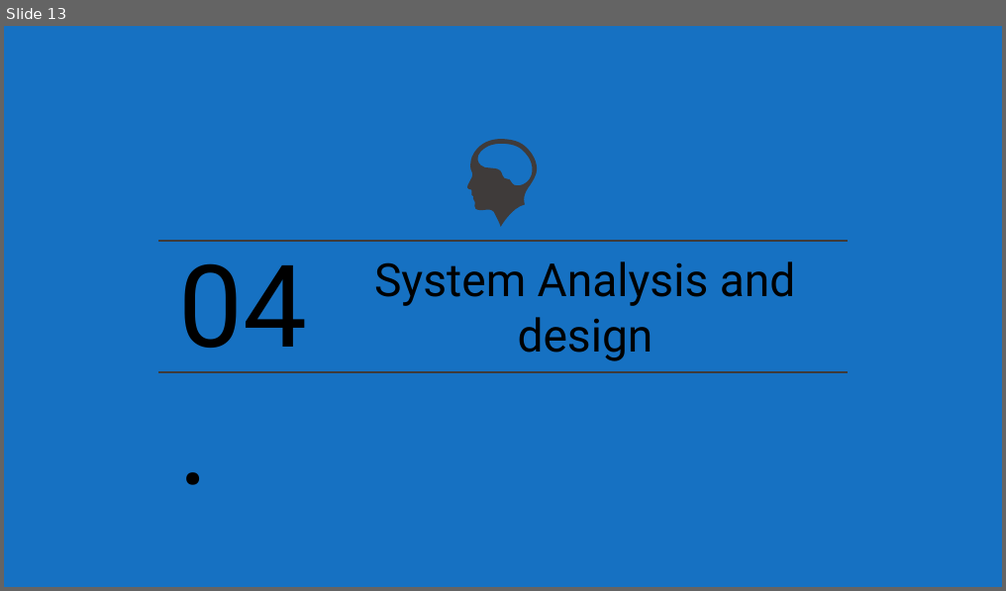
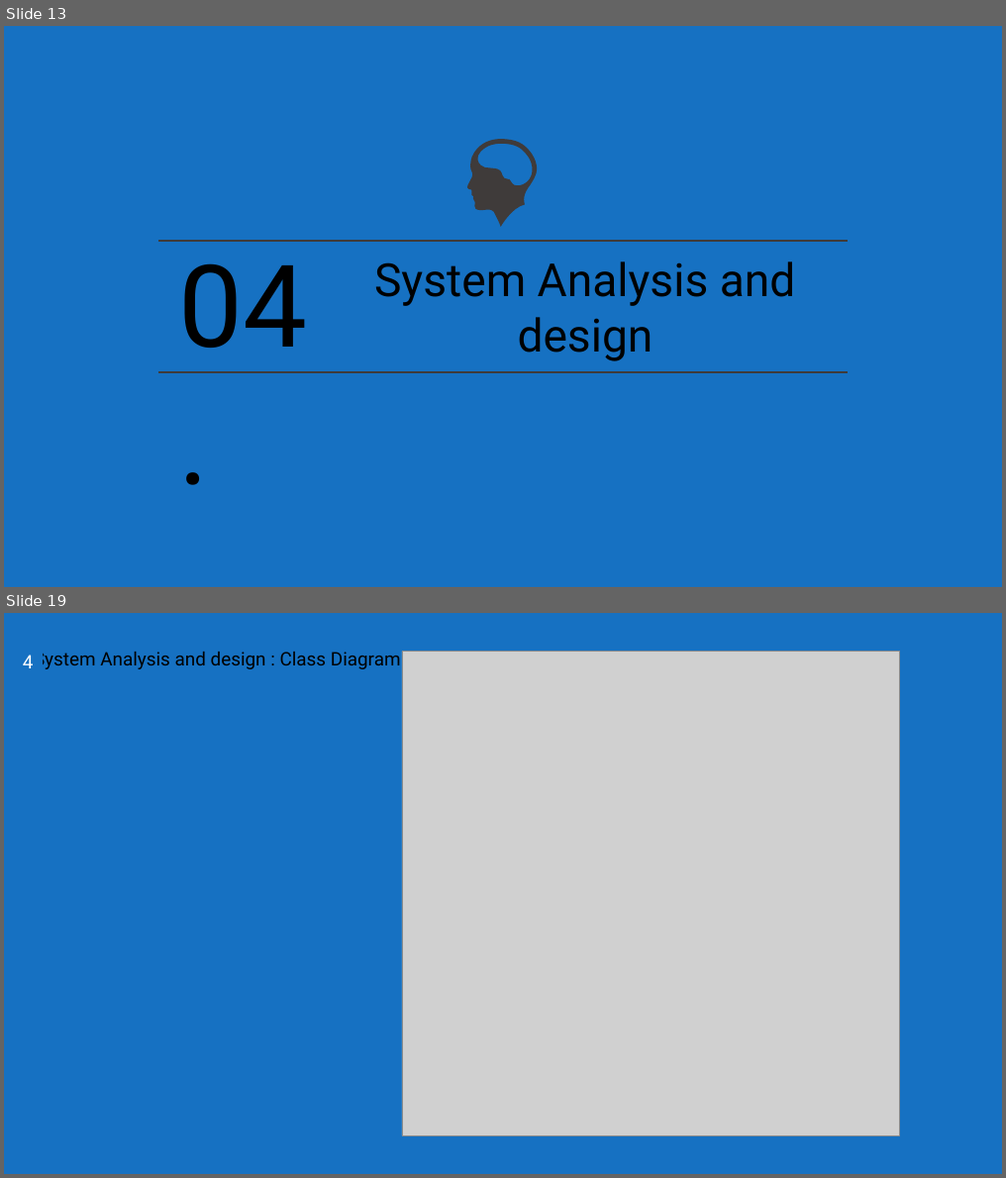
Before and after one commit to mohamed34318/GradutionProject, a slide deck: Graduation_Project_First_Term.pptx. Shown one above the other, each under a label of ours: slide 13 before the commit, slides 13 and 19 after it; the slides between them are not shown. The pictures are 1006x591 and 1006x1178 pixels, drawn with LibreOffice and Linux fonts; fonts in the diff are those of the drawing; grey boxes stand for pictures; background and template pictures are left out. Boxes give left, top, right and bottom in pixels: in the first picture for what was removed or moved away, otherwise in the second. Text is boxed around its words. In the diff, an @@ line names an element or a change of style, - is before the commit and + after.

```diff
--- a/Graduation_Project_First_Term.pptx
+++ b/Graduation_Project_First_Term.pptx
@@ slide 19 added at (4,613,1002,1174), background picture (left out); not listed: 1 template element that a slide beside it also shows @@
@@ text added at (23,655,34,668), 18 pt, text #FFFFFF @@
+4
@@ text added at (34,652,401,669), 18 pt, text #000000 @@
+System Analysis and design : Class Diagram
@@ picture added at (402,652,899,1137) @@
@@ line added from (32, 674) to (337, 674), #1671C2 1.25 pt @@
```
Also in this commit, not shown: 3 slides changed, 6 other slides added, 8 slides removed.
